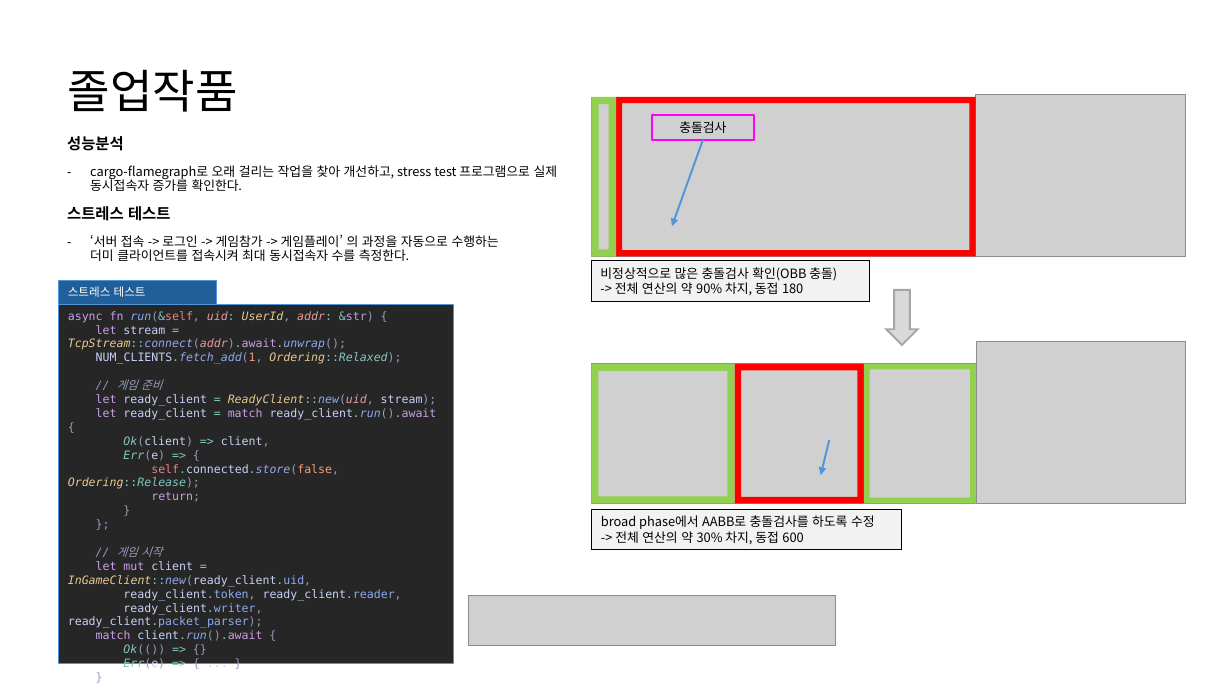
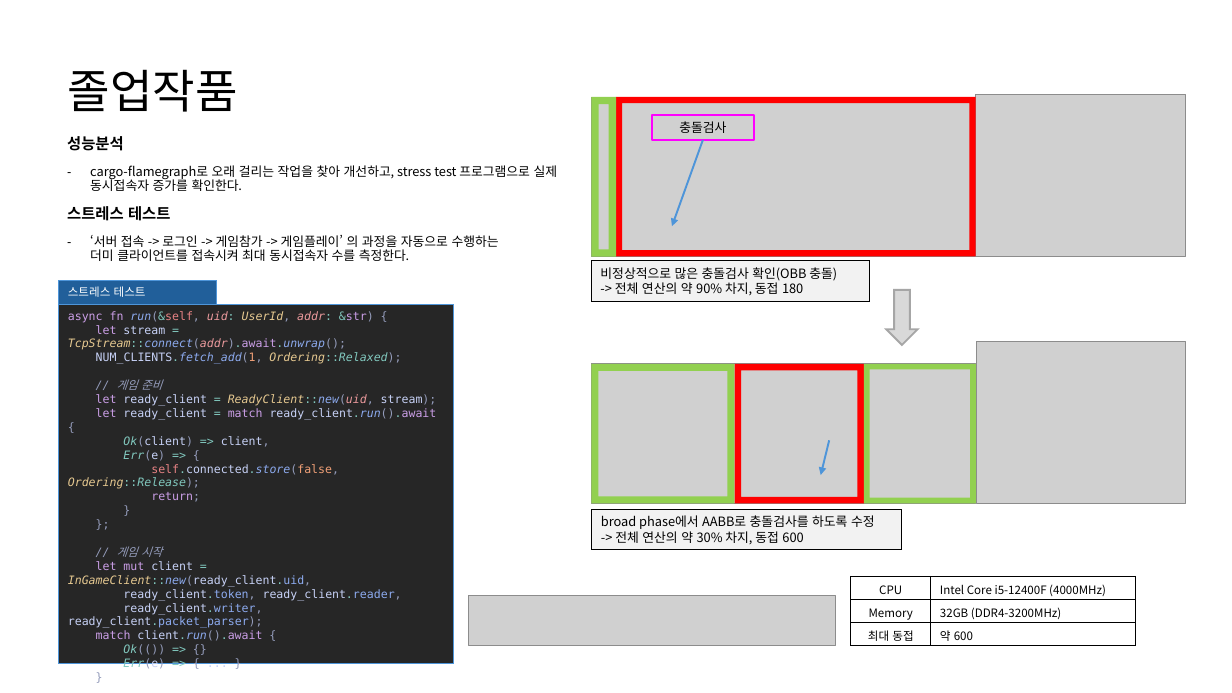
Before and after one commit to HK416/capstone_project, a slide deck: slide 8 of documents/포트폴리오/2020180028_이주형.pptx. Drawn at 1232x693 pixels with LibreOffice and Linux fonts; fonts in the diff are those of the drawing; grey boxes stand for pictures. Boxes give left, top, right and bottom in pixels: in the first picture for what was removed or moved away, otherwise in the second. Text is boxed around its words. In the diff, an @@ line names an element or a change of style, - is before the commit and + after.

```diff
--- a/documents/포트폴리오/2020180028_이주형.pptx
+++ b/documents/포트폴리오/2020180028_이주형.pptx
@@ table added at box(851, 577, 1137, 646), 3 rows, 2 columns @@
+CPU | Intel Core i5-12400F (4000MHz)
+Memory | 32GB (DDR4-3200MHz)
+최대 동접 | 약 600
```
Also in this commit, not shown: 4 other slides changed.
